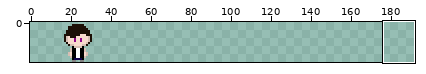
Pixel-art file -- beta_sprites/ash.ase. The first picture is a wide view before the edit; the outline marks the close-up.
Close-up. Before the edit:
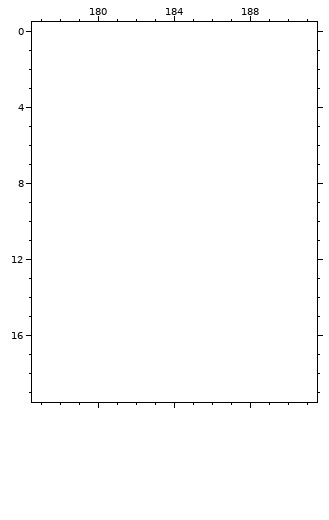
16x20 pixels, 1 frame. Shown: x 177..191, y 0..19. The old version is drawn lined up with the new one, on the new canvas. The commit also changed other parts of the picture, which this record leaves out.
And afterwards:
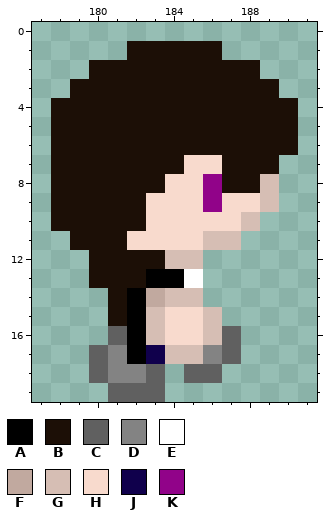
Palette (. is transparent): A #000000  B #1c0f06  C #606060  D #838383  E #ffffff  F #c1a99f  G #d6beb4  H #f8dacd  J #10004c  K #910389
What changed:
{"change": "canvas 16x20 -> 192x20, the old top-left corner now at 16,0"}
{"y":1,"x":182,"old":".....","new":"BBBBB"}
{"y":2,"x":180,"old":".........","new":"BBBBBBBBB"}
{"y":3,"x":179,"old":"...........","new":"BBBBBBBBBBB"}
{"y":4,"x":178,"old":".............","new":"BBBBBBBBBBBBB"}
{"y":5,"x":178,"old":".............","new":"BBBBBBBBBBBBB"}
{"y":6,"x":178,"old":".............","new":"BBBBBBBBBBBBB"}
{"y":7,"x":178,"old":"............","new":"BBBBBBBHHBBB"}
{"y":8,"x":178,"old":"............","new":"BBBBBBHHKBBG"}
{"y":9,"x":178,"old":"............","new":"BBBBBHHHKHHG"}
{"y":10,"x":178,"old":"...........","new":"BBBBBHHHHHG"}
{"y":11,"x":179,"old":".........","new":"BBBHHHHGG"}
{"y":12,"x":180,"old":"......","new":"BBBBGG"}
{"y":13,"x":180,"old":"......","new":"BBBAAE"}
{"y":14,"x":181,"old":".....","new":"BAFGG"}
{"y":15,"x":181,"old":"......","new":"BAGHHG"}
{"y":16,"x":181,"old":".......","new":"CAGHHGC"}
{"y":17,"x":180,"old":"........","new":"CDAJGGDC"}
{"y":18,"x":180,"old":"....","new":"CDDC"}
{"y":18,"x":185,"old":"..","new":"CC"}
{"y":19,"x":181,"old":"...","new":"CCC"}
{"label":"added","picture_box":[51,41,298,402]}
